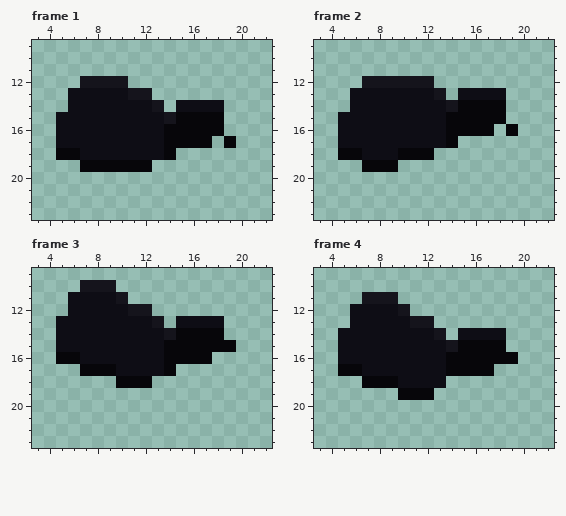
Pixel-art file: assets/spider.ase. This is how it looked before the edit.
32x32 pixels, 4 frames. Colours within 5 levels of each other are drawn and written as one. Shown: frame 1: x 3..22, y 9..23; frame 2: x 3..22, y 9..23; frame 3: x 3..22, y 9..23; frame 4: x 3..22, y 9..23.
Once edited:
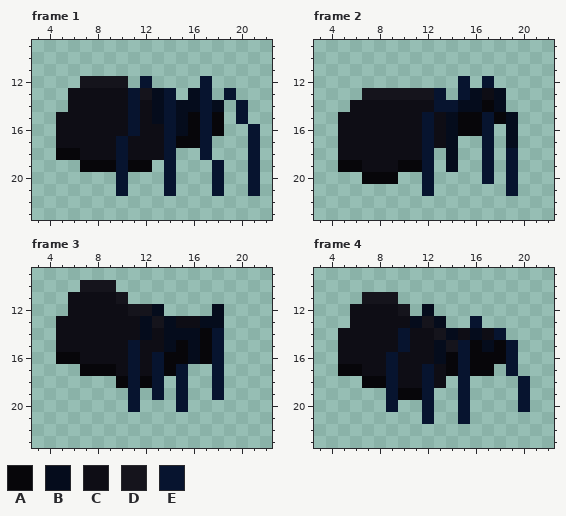
Palette (. is transparent): A #07060a  B #050c1c  C #0e0d15  D #15141c  E #07142f
From old to new:
layer "Layer 2" now shown
Changed rows in their new state; - is an unchanged pixel.
Frame 1, layers "Layer 2", "Layer 1":
first column x 10:
12 --E----E----
13 -E-BE-BE-E--
14 -E-BEBBEB-E-
15 -E-BEB-E--E-
16 -E--EB-E---E
17 E---E--E-.-E
18 E---E--E---E
19 E---E---E--E
20 E---E---E--E
21 E---E---E--E
Frame 2, layers "Layer 2", "Layer 1":
first column x 5:
12 --......--E-E--
13 -.DDDDDDE-EB-B-
14 --------EEBB-B-
15 -------E-B--E-B
16 -------E-B--E-B
17 -------E-B--E-B
18 CC---CCE-B--E-E
19 AACCCAAE-B--E-E
20 --AAA--E----E-E
21 -------E------E
Frame 3, layers "Layer 2", "Layer 1":
first column x 11:
12 --B----B-
13 -B-B--BB-
14 -B-BBB-E-
15 E--B-B-E.
16 E-E--B-E-
17 E-E-E--E-
18 E-E-E--E-
19 E-E-E--E-
20 E---E----
Frame 4, layer "Layer 2":
first column x 9:
12 ---B--------
13 --B-B--E----
14 -E---B-B-E--
15 -E--B-E-B-E-
16 E---B-E---E-
17 E--E--E---E-
18 E--E--E----E
19 E--E--E----E
20 E--E--E----E
21 ---E--E-----
Boxes around the changes in both pictures, in picture pixels (x1, y1, x2, y2):
changed: (116, 76, 260, 196)
changed: (338, 76, 518, 196)
changed: (128, 304, 236, 412)
changed: (386, 304, 530, 424)
